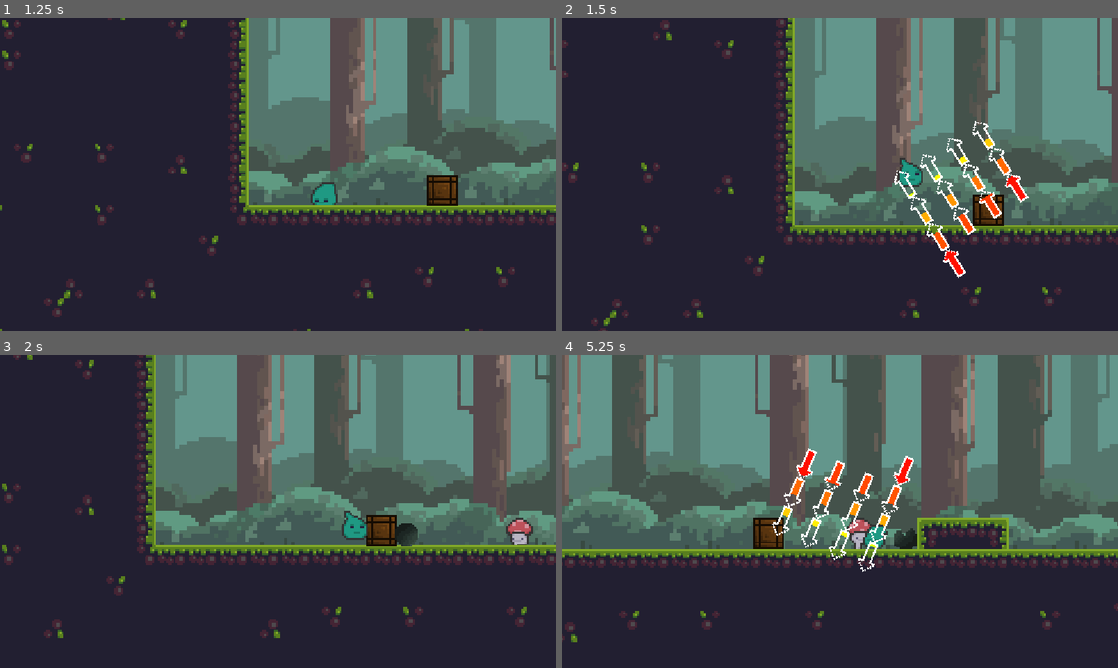
Above: before the commit, frames 1-4 (two rows, left to right).
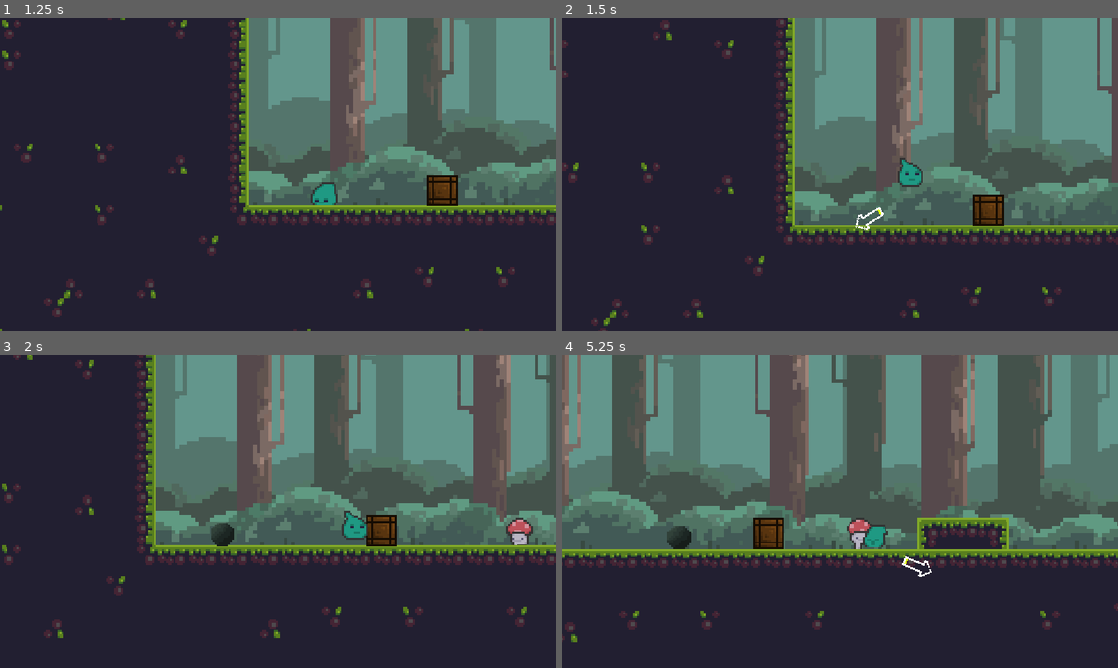
Above: after the commit, the same moments.

Repository: whatEclipse/REsurgence-THrow
Game: Godot game, scene res://scenes/menus/main_menu.tscn
Same seed, same stepped clock (60 frames per second), same inputs: the game is played once before the commit and once after it.
Inputs (mouse positions are in pixels of both pictures, inside the frame that each line leads up to):
- Up to frame 1 (1.25 s): click "Play" at 0.5 s
- Up to frame 2 (1.5 s): tap Enter (ui_accept) at 1.25 s; move the mouse to (962, 158) at 1.27 s; hold D (right) from 1.28 s (still down); tap Alt at 1.35 s; click (962, 158) at 1.42 s
- Up to frame 3 (2 s): keep holding D (right); tap Enter (ui_accept) at 1.52 s
- Up to frame 4 (5.25 s): move the mouse to (728, 527) at 2.02 s; tap Shift at 2.1, 3.6, 5.1 s; click (728, 527) at 2.17 s; tap Enter (ui_accept) at 2.27, 3.77, 4.52 s; move the mouse to (895, 442) at 2.77 s; release D (right) at 2.78 s; hold A (left) 2.78-3.53 s; tap Alt at 2.85, 4.35 s; click (895, 442) at 2.92 s; move the mouse to (812, 574) at 3.52 s; hold D (right) 3.53-5.03 s; click (812, 574) at 3.67 s; move the mouse to (1006, 558) at 4.27 s; click (1006, 558) at 4.42 s; move the mouse to (673, 464) at 5.02 s; hold A (left) from 5.03 s (still down); click (673, 464) at 5.17 s

Frame 1 is identical in both runs. In frame 2, 1.8% of the frame differs, in the area x 52-84%, y 32-84%; in frame 3, 0.5%; in frame 4, 2.2%, in the area x 18-67%, y 29-71%.

Commit message:
inverted THrow and added cancel THrow
non ci voleva così tanto elcipse

Diff:
--- a/scenes/entities/player.tscn
+++ b/scenes/entities/player.tscn
@@ -288,15 +288,103 @@
 "speed": 16.0
 }]
 
+[sub_resource type="AtlasTexture" id="AtlasTexture_d4qa6"]
+atlas = ExtResource("6_d4qa6")
+region = Rect2(0, 0, 16, 16)
+
+[sub_resource type="AtlasTexture" id="AtlasTexture_ss7kx"]
+atlas = ExtResource("6_d4qa6")
+region = Rect2(16, 0, 16, 16)
+
+[sub_resource type="AtlasTexture" id="AtlasTexture_dnykm"]
+atlas = ExtResource("6_d4qa6")
+region = Rect2(32, 0, 16, 16)
+
+[sub_resource type="AtlasTexture" id="AtlasTexture_c5rqy"]
+atlas = ExtResource("6_d4qa6")
+region = Rect2(48, 0, 16, 16)
+
+[sub_resource type="AtlasTexture" id="AtlasTexture_b6tgf"]
+atlas = ExtResource("6_d4qa6")
+region = Rect2(0, 16, 16, 16)
+
+[sub_resource type="AtlasTexture" id="AtlasTexture_73kkf"]
+atlas = ExtResource("6_d4qa6")
+region = Rect2(16, 16, 16, 16)
+
+[sub_resource type="AtlasTexture" id="AtlasTexture_n5sgd"]
+atlas = ExtResource("6_d4qa6")
+region = Rect2(32, 16, 16, 16)
+
+[sub_resource type="AtlasTexture" id="AtlasTexture_5ki56"]
+atlas = ExtResource("6_d4qa6")
+region = Rect2(48, 16, 16, 16)
+
+[sub_resource type="AtlasTexture" id="AtlasTexture_saib0"]
+atlas = ExtResource("6_d4qa6")
+region = Rect2(0, 32, 16, 16)
+
+[sub_resource type="AtlasTexture" id="AtlasTexture_ogpgs"]
+atlas = ExtResource("6_d4qa6")
+region = Rect2(16, 32, 16, 16)
+
+[sub_resource type="AtlasTexture" id="AtlasTexture_spk56"]
+atlas = ExtResource("6_d4qa6")
+region = Rect2(32, 32, 16, 16)
+
+[sub_resource type="AtlasTexture" id="AtlasTexture_1yk18"]
+atlas = ExtResource("6_d4qa6")
+region = Rect2(48, 32, 16, 16)
+
+[sub_resource type="AtlasTexture" id="AtlasTexture_b4o2o"]
+atlas = ExtResource("6_d4qa6")
+region = Rect2(0, 48, 16, 16)
+
 [sub_resource type="SpriteFrames" id="SpriteFrames_dnykm"]
 animations = [{
 "frames": [{
 "duration": 1.0,
-"texture": ExtResource("6_d4qa6")
-}],
-"loop": 1,
+"texture": SubResource("AtlasTexture_d4qa6")
+}, {
+"duration": 1.0,
+"texture": SubResource("AtlasTexture_ss7kx")
+}, {
+"duration": 1.0,
+"texture": SubResource("AtlasTexture_dnykm")
+}, {
+"duration": 1.0,
+"texture": SubResource("AtlasTexture_c5rqy")
+}, {
+"duration": 1.0,
+"texture": SubResource("AtlasTexture_b6tgf")
+}, {
+"duration": 1.0,
+"texture": SubResource("AtlasTexture_73kkf")
+}, {
+"duration": 1.0,
+"texture": SubResource("AtlasTexture_n5sgd")
+}, {
+"duration": 1.0,
+"texture": SubResource("AtlasTexture_5ki56")
+}, {
+"duration": 1.0,
+"texture": SubResource("AtlasTexture_saib0")
+}, {
+"duration": 1.0,
+"texture": SubResource("AtlasTexture_ogpgs")
+}, {
+"duration": 1.0,
+"texture": SubResource("AtlasTexture_spk56")
+}, {
+"duration": 1.0,
+"texture": SubResource("AtlasTexture_1yk18")
+}, {
+"duration": 1.0,
+"texture": SubResource("AtlasTexture_b4o2o")
+}],
+"loop": 0,
 "name": &"default",
-"speed": 5.0
+"speed": 10.0
 }]
 
 [node name="Player" type="CharacterBody2D" unique_id=397778607 groups=["player"]]
@@ -327,5 +415,6 @@
 [node name="AimPivot" type="Node2D" parent="." unique_id=1389710966]
 
 [node name="Arrow" type="AnimatedSprite2D" parent="AimPivot" unique_id=254442420]
-position = Vector2(24, 19)
+position = Vector2(-25, 1)
+rotation = 4.712389
 sprite_frames = SubResource("SpriteFrames_dnykm")
--- a/scenes/entities/spawn_point.tscn
+++ b/scenes/entities/spawn_point.tscn
@@ -120,7 +120,7 @@
 radius = 6.0
 
 [sub_resource type="CircleShape2D" id="CircleShape2D_ml0ts"]
-radius = 6.0
+radius = 6.1
 
 [node name="SpawnPoint" type="RigidBody2D" unique_id=1279413989 groups=["flag"]]
 z_index = 2
--- a/scripts/entities/player.gd
+++ b/scripts/entities/player.gd
@@ -68,7 +68,10 @@
 		charging = false
 		aim_pivot.visible = false
 		arrow.stop()
-		var dir := (get_global_mouse_position() - global_position).normalized()
+		var dir := -(get_global_mouse_position() - global_position).normalized()
+	if Input.is_mouse_button_pressed(MOUSE_BUTTON_RIGHT) and charging == true:
+		aim_pivot.visible = false
+
 
 func die():
 	velocity = Vector2.ZERO
--- a/scripts/functions/spawn_manager.gd
+++ b/scripts/functions/spawn_manager.gd
@@ -16,6 +16,7 @@
 	if _charging:
 		_charge_time = minf(_charge_time + delta, MAX_CHARGE_TIME)
 
+
 func _unhandled_input(event: InputEvent) -> void:
 	if event is InputEventMouseButton and event.button_index == MOUSE_BUTTON_LEFT:
 		if event.pressed:
@@ -24,6 +25,8 @@
 		elif _charging:
 			_charging = false
 			_launch_flag()
+	if event is InputEventMouseButton and event.button_index == MOUSE_BUTTON_RIGHT and _charging == true:
+		_charging = false
 
 
 func _launch_flag() -> void:
@@ -58,7 +61,7 @@
 
 	var charge := _charge_time / MAX_CHARGE_TIME
 	var speed := lerpf(MIN_SPEED, MAX_SPEED, charge)
-	current_flag.linear_velocity = to_mouse.normalized() * speed
+	current_flag.linear_velocity = to_mouse.normalized() * -speed
 	SFXManager.play_launch()
 
 func respawn_player() -> bool:
